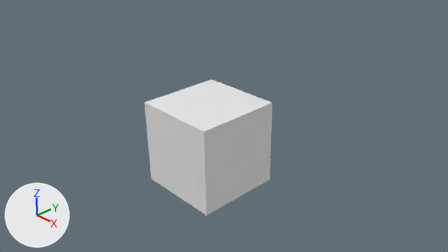
Renders of the Blender file Cyril/Cyril.blend from each side of a commit.
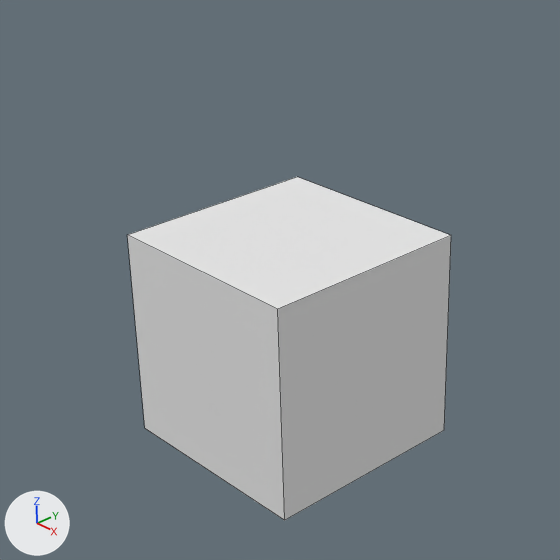
Each version appears first from the file's camera 'Camera', and next in a close-up on the part from 21% to 70% of the width and 4% to 92% of the height. Lighting does not change. The marker at lower left points along +X, +Y and +Z. The close-ups show mesh edges as thin lines.

The scene before the commit, as lines of its bpy script (objects in view):
```python
me_cube = bpy.data.meshes.new('Cube')
me_cube.from_pydata(...)  # a box spanning x -1.0..1.0, y -1.0..1.0, z -1.0..1.0
me_cube.materials.append(mat_material)  # white #e7e7e7
ob_cube = bpy.data.objects.new('Cube', me_cube)
ob_cube.location = (0.0, 0.0, 0.0)
```
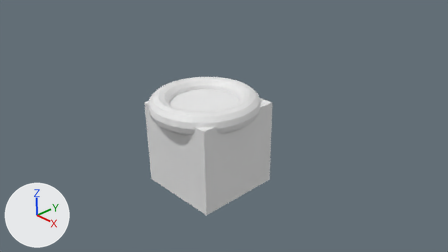
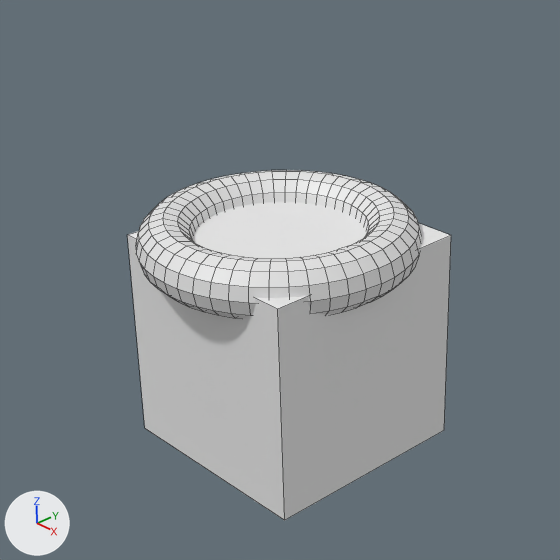
The change, as a diff of the scene's bpy script:
```diff
--- a/Cyril/Cyril.blend.py
+++ b/Cyril/Cyril.blend.py
@@ me_torus @@
+me_torus.from_pydata(...)  # a torus around z (ring radius 1.0, tube radius 0.25) spanning x -1.25..1.25, y -1.25..1.25, z -0.25..0.25
@@ ob_torus @@
+ob_torus = bpy.data.objects.new('Torus', me_torus)
+ob_torus.location = (-0.067, -0.047, 0.957)
```

What differs and where, as boxes [x1, y1, x2, y2] in the close-ups (560 x 560 px):
'Torus', added: after [136, 170, 421, 319]
